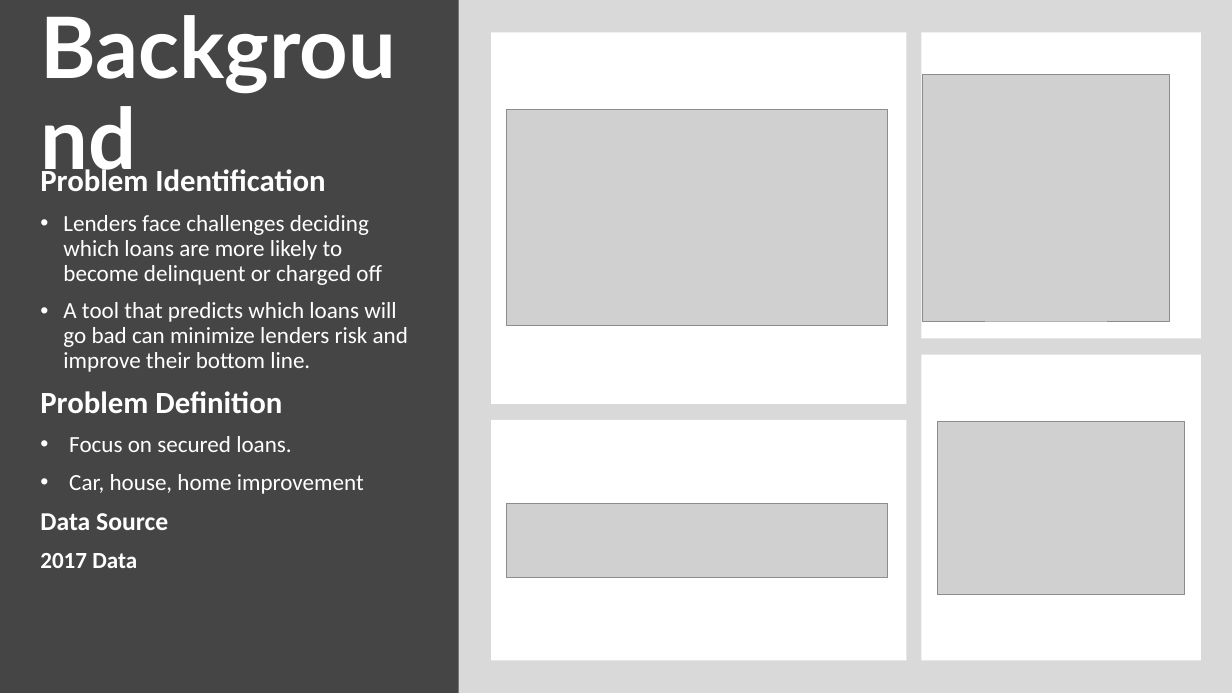
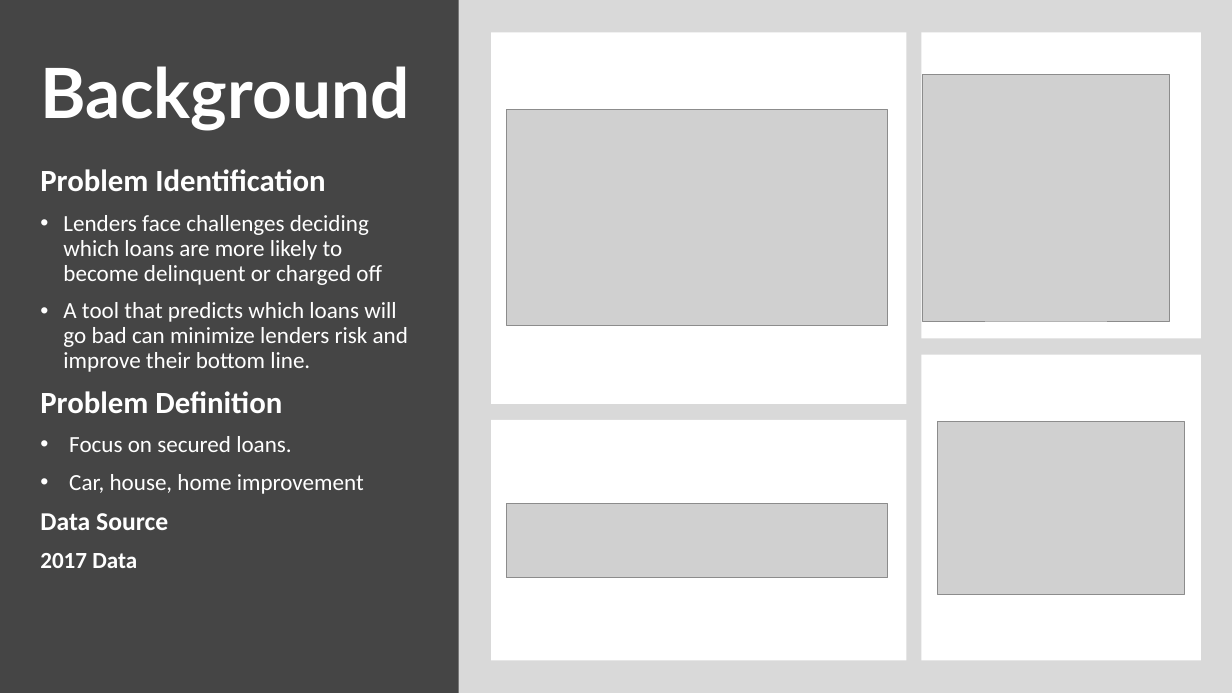
Before and after one commit to benieevelyne/BLPFinalProject, a slide deck: slide 2 of BLP Final Presentation.pptx. Drawn at 1232x693 pixels with LibreOffice and Linux fonts; fonts in the diff are those of the drawing; grey boxes stand for pictures. Boxes give left, top, right and bottom in pixels: in the first picture for what was removed or moved away, otherwise in the second. Text is boxed around its words. In the diff, an @@ line names an element or a change of style, - is before the commit and + after.

```diff
--- a/BLP Final Presentation.pptx
+++ b/BLP Final Presentation.pptx
@@ title "Background" at [40,66,409,131]: size 66 to 54 pt @@
```
Also in this commit, not shown: 9 other slides changed.
